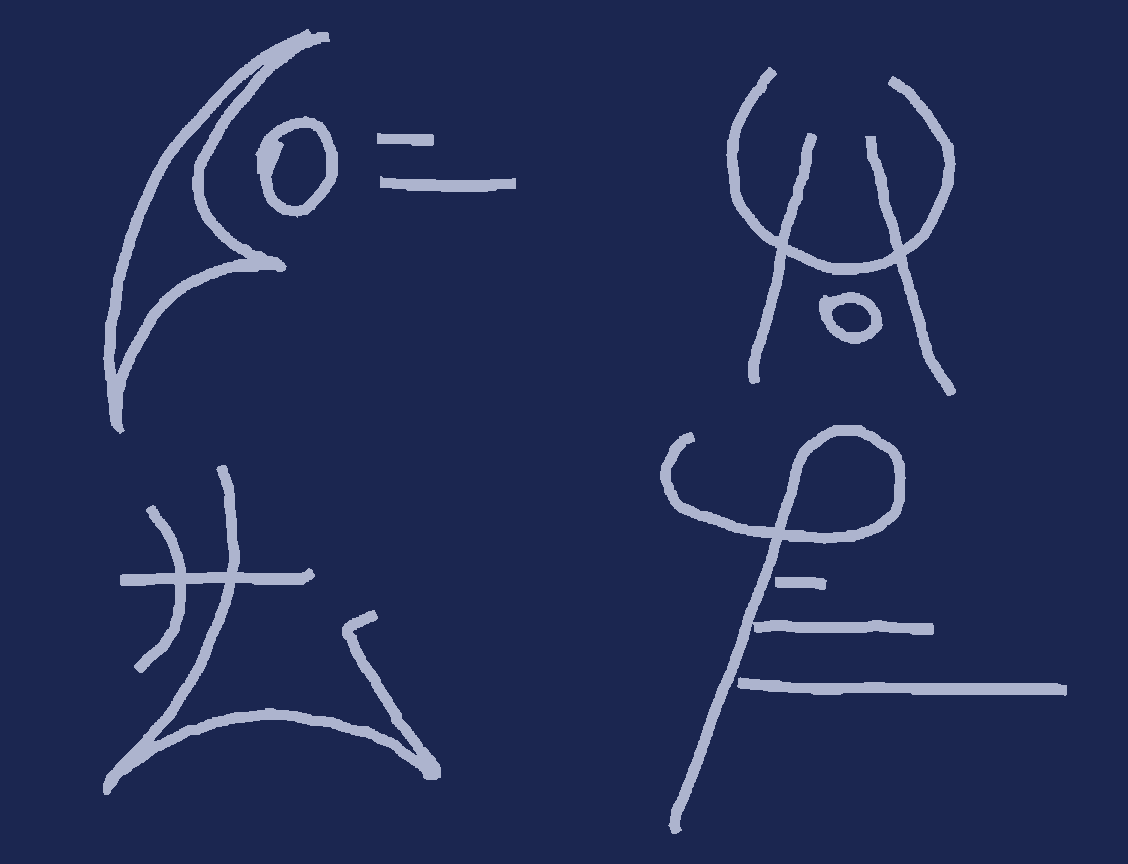
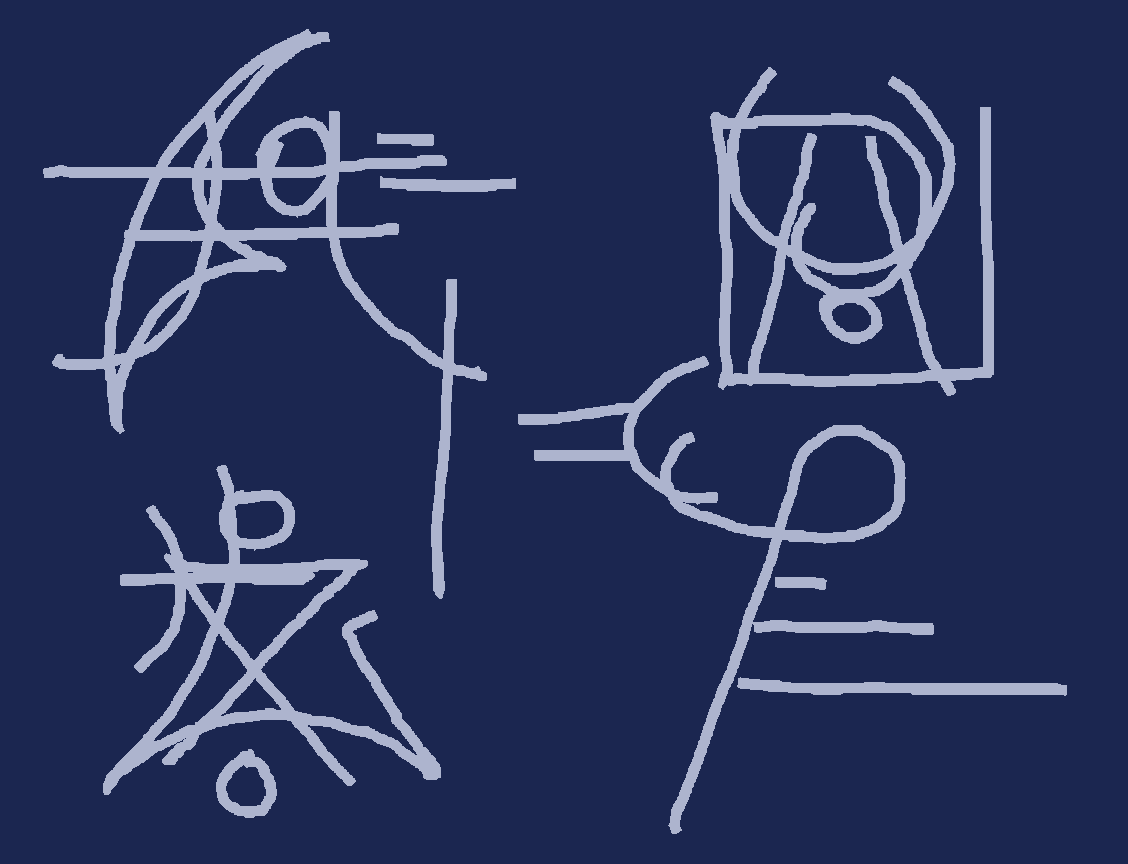
Before/after of a w=1128, h=864 layered artwork. What changed in the layer stack:
added group "jay" with 4 layers above "rhys" over bbox(43, 107, 994, 818)
added layer "Layer 8" in group "jay" over bbox(431, 279, 718, 599)
added layer "Layer 7" in group "jay" over bbox(162, 490, 368, 818)
added layer "Layer 6" in group "jay" over bbox(710, 107, 994, 390)
added layer "Layer 5" in group "jay" over bbox(43, 111, 487, 381)
added group "rhys" with 4 layers above "Layer 0" over bbox(103, 107, 994, 818)
moved "Layer 4" into group "rhys" over bbox(660, 480, 718, 505)
moved "Layer 3" into group "rhys" over bbox(726, 113, 956, 387)
moved "Layer 2" into group "rhys" over bbox(162, 465, 441, 795)
moved "Layer 1" into group "rhys" over bbox(103, 111, 487, 434)
